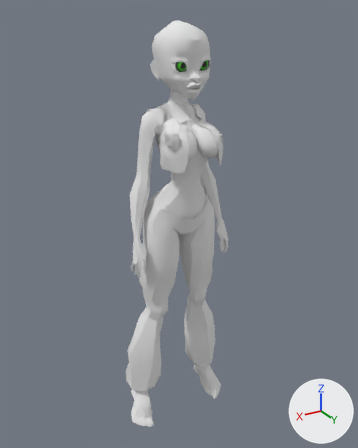
The Blender file iris_toon_iris_presize2.blend: old version first, new version second.
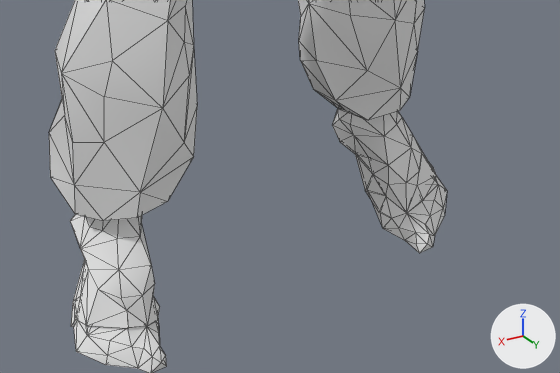
The first picture shows the older version from a 50 mm camera at (1.83, 3.1, 3.32) aimed at (-0.02, 0.03, 1.79). The close-ups show both versions on the part from 32% to 69% of the width and 76% to 95% of the height of that picture; other places that the commit changed are outside them. The lights are fixed; the arrows at lower right show +X, +Y and +Z. The close-ups show mesh edges as thin lines.

Before the edit, the objects in view are built like this:
```python
me_cube_001 = bpy.data.meshes.new('Cube.001')
me_cube_001.from_pydata(...)  # 370 vertices, 670 faces; spans x 0.0..0.46, y -0.21..0.39, z 0.02..2.74
me_cube_001.polygons.foreach_set('use_smooth', [True] * 670)
me_cube_001.materials.append(mat_material_cloth)  # its picture is missing
me_cube_004 = bpy.data.meshes.new('Cube.004')
me_cube_004.from_pydata(...)  # 555 vertices, 1066 faces; spans x 0.0..0.47, y -0.15..0.38, z 0.0..2.9
me_cube_004.polygons.foreach_set('use_smooth', [True] * 1066)
me_cube_004.materials.append(mat_material_body)  # its picture is missing
ob_girl_body = bpy.data.objects.new('Girl_body', me_cube_004)
ob_girl_body.location = (0.0, 0.0, 0.0)
_m = ob_girl_body.modifiers.new('Mirror', 'MIRROR')
_m.use_clip = True
ob_girl_cloth1 = bpy.data.objects.new('Girl_cloth1', me_cube_001)
ob_girl_cloth1.location = (0.0, 0.0, 0.0)
_m = ob_girl_cloth1.modifiers.new('Mirror', 'MIRROR')
_m.use_clip = True
```
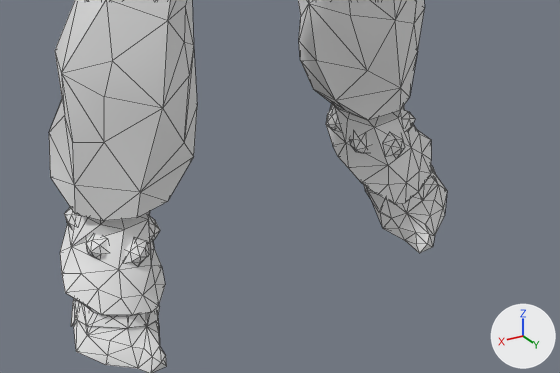
Location of each change, [x1, y1, x2, y2] in pixels of the close-ups (560 x 373 px):
part 1 of me_cube_001, added: after [125, 133, 405, 266]
part 2 of me_cube_001, added: after [86, 109, 415, 259]
part 3 of me_cube_001, added: after [64, 207, 79, 229]
part 4 of me_cube_001, added: after [326, 109, 341, 132]
part 5 of me_cube_001, added: after [149, 133, 371, 243]
part 6 of me_cube_001, built on: before [70, 109, 437, 328]; after [60, 104, 437, 328]

Patch to the scene script:
```diff
--- a/iris_toon_iris_presize2.blend.py
+++ b/iris_toon_iris_presize2.blend.py
@@ me_cube_001 @@
 # used by ob_girl_cloth1; location = (0.0, 0.0, 0.0)
-me_cube_001.from_pydata(...)  # 370 vertices, 670 faces; spans x 0.0..0.46, y -0.21..0.39, z 0.02..2.74
+me_cube_001.from_pydata(...)  # 486 vertices, 841 faces, 1 loose edge; spans x 0.0..0.46, y -0.21..0.4, z 0.05..2.74
+# me_cube_001 part 1: a new loose piece of 13 vertices spanning x 0.29..0.35, y 0.04..0.08, z 0.18..0.24, in mat_material_cloth (its picture is missing)
+# me_cube_001 part 2: a new loose piece of 13 vertices spanning x 0.37..0.41, y -0.03..0.03, z 0.19..0.25, in mat_material_cloth (its picture is missing)
+# me_cube_001 part 3: a new loose piece of 13 vertices spanning x 0.37..0.42, y -0.11..-0.05, z 0.21..0.27, in mat_material_cloth (its picture is missing)
+# me_cube_001 part 4: a new loose piece of 13 vertices spanning x 0.22..0.25, y -0.1..-0.04, z 0.2..0.26, in mat_material_cloth (its picture is missing)
+# me_cube_001 part 5: a new loose piece of 13 vertices spanning x 0.25..0.29, y -0.03..0.03, z 0.18..0.24, in mat_material_cloth (its picture is missing)
+# me_cube_001 part 6: 15 vertices moved from x 0.25..0.41, y -0.12..0.04, z 0.19..0.28 to x 0.24..0.42, y -0.12..0.04, z 0.19..0.29; 8 vertices removed from x 0.25..0.41, y -0.09..0.09, z 0.02..0.25; 32 vertices added at x 0.24..0.46, y -0.14..0.11, z 0.06..0.28
 me_cube_001.materials.append(mat_material_cloth)
+me_cube_001.materials.append(mat_material_cloth)
```
